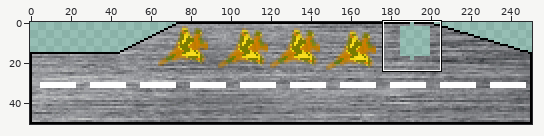
Two states of a sprite sheet, src/com/jpii/navalbattle/res/drawable-game/aircraftcarrier/aircraftcarrier.png. The picture above shows the old version from afar; the outline marks the close-up.
Close-up. First the earlier version:
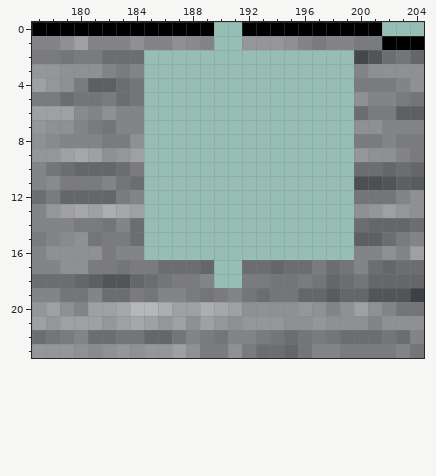
The file is 251x51 pixels. Colours within 5 levels of each other are drawn and written as one. Shown: x 177..204, y 0..23.
After:
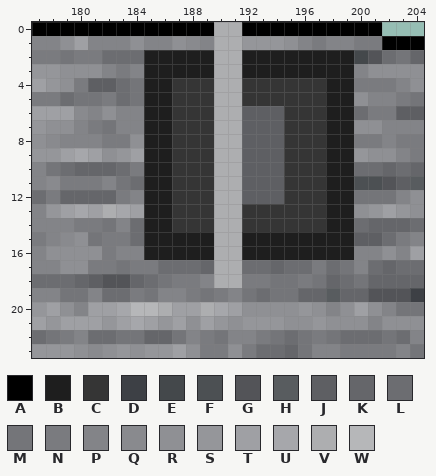
Palette (. is transparent): A #000000  B #1e1e1e  C #353535  D #3d4045  E #44484b  F #4c5053  G #535458  H #585c5f  J #5e5f63  K #65666a  L #6c6d71  M #747579  N #7a7b7f  P #838488  Q #898a8e  R #8f9094  S #95969a  T #9fa0a4  U #a6a7ab  V #adaeb0  W #b6b7b9
Diff:
Colour B is added in rows 2 to 3 at x 185 to 189 and 192 to 199; in rows 4 to 14 at x 185 to 186 and 198 to 199; in rows 15 to 16 at x 185 to 189 and 192 to 199.
Colour C is added in rows 4 to 5 at x 187 to 189 and 192 to 197; in rows 6 to 12 at x 187 to 189 and 195 to 197; in rows 13 to 14 at x 187 to 189 and 192 to 197.
Colour J is added in rows 6 to 12 at x 192 to 194.
Colour V is added in rows 0 to 18 at x 190 to 191.
